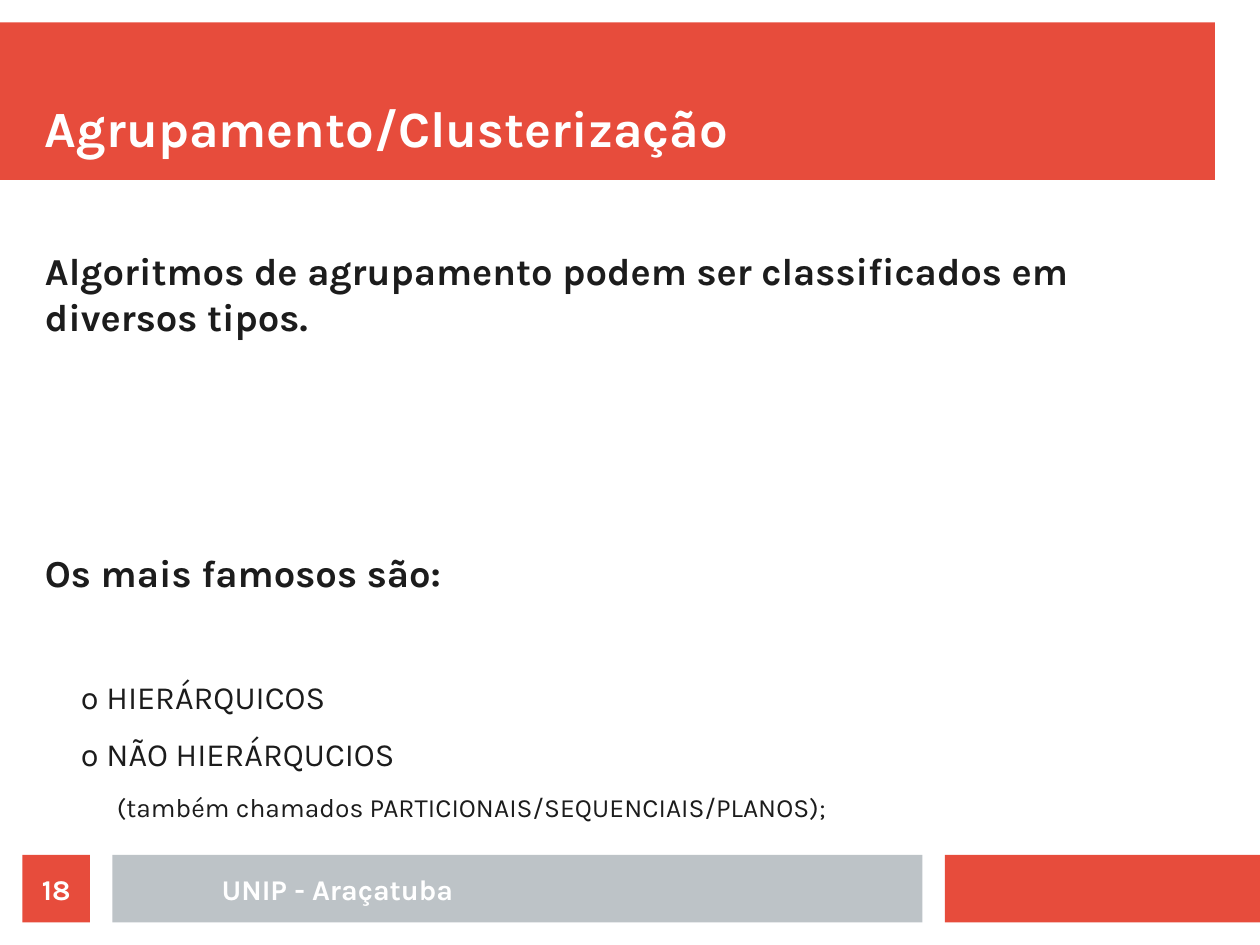
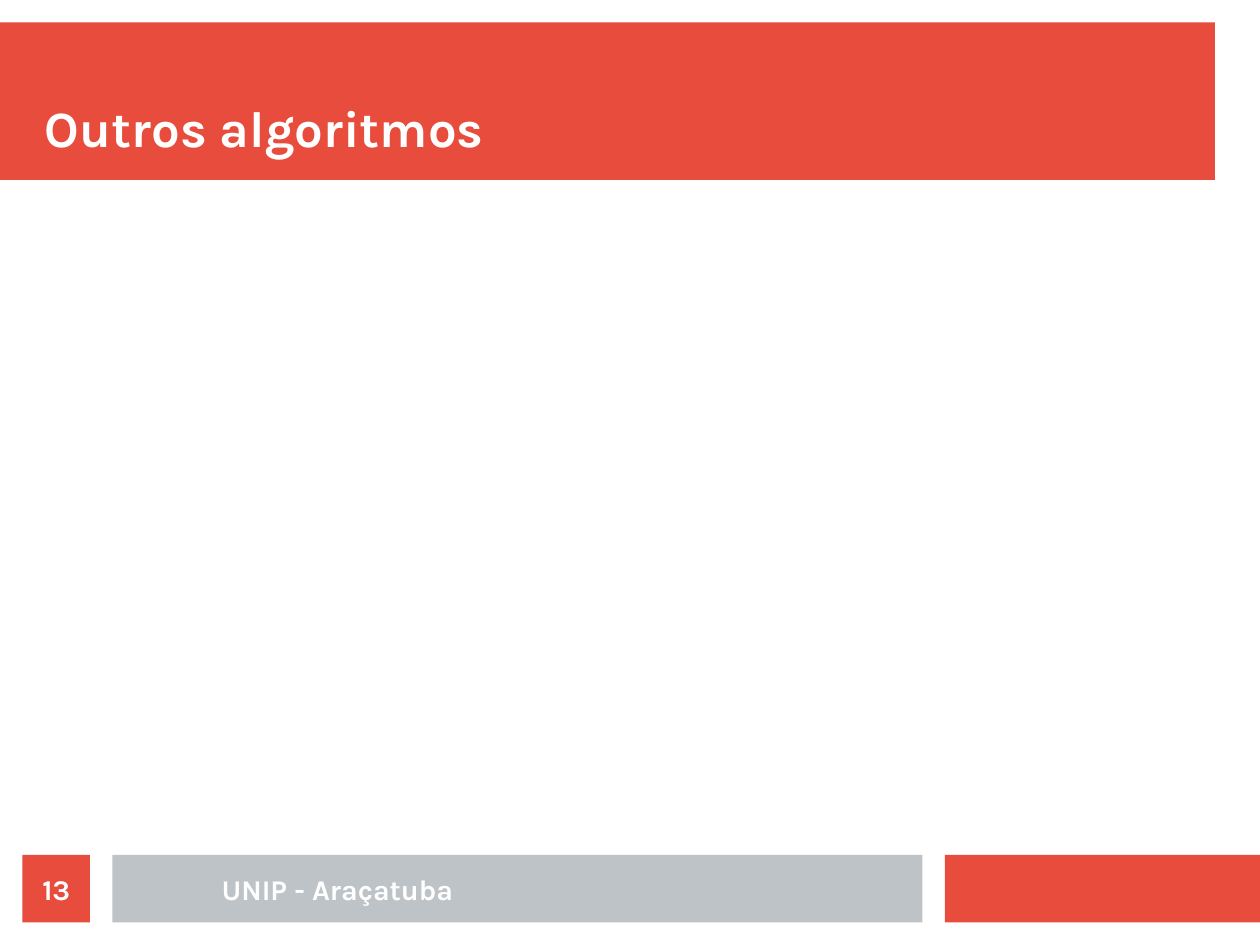
Before and after one commit to rafaelstojoao/pos-unip, a slide deck: slide 13 of [2020][modulo][Machine_Learning]/[aula]03[outrosAlgoritmos].odp (slide 18 before the commit). Drawn at 1260x945 pixels with LibreOffice and Linux fonts; fonts in the diff are those of the drawing. Boxes give left, top, right and bottom in pixels: in the first picture for what was removed or moved away, otherwise in the second. Text is boxed around its words. In the diff, an @@ line names an element or a change of style, - is before the commit and + after.

```diff
--- a/[2020][modulo][Machine_Learning]/[aula]03[outrosAlgoritmos].odp
+++ b/[2020][modulo][Machine_Learning]/[aula]03[outrosAlgoritmos].odp
@@ title at box(45, 111, 484, 159): text changed @@
-Agrupamento/Clusterização
+Outros algoritmos
@@ text removed at box(45, 258, 1068, 822) @@
-Algoritmos de agrupamento podem ser classificados em diversos tipos.
-Os mais famosos são:
-  º HIERÁRQUICOS
-  º NÃO HIERÁRQUCIOS
-    (também chamados PARTICIONAIS/SEQUENCIAIS/PLANOS);
@@ page number at box(42, 881, 70, 901): text changed @@
-18
+13
```
Also in this commit, not shown: 15 other slides changed, 31 slides added, 34 slides removed, 11 other files.
